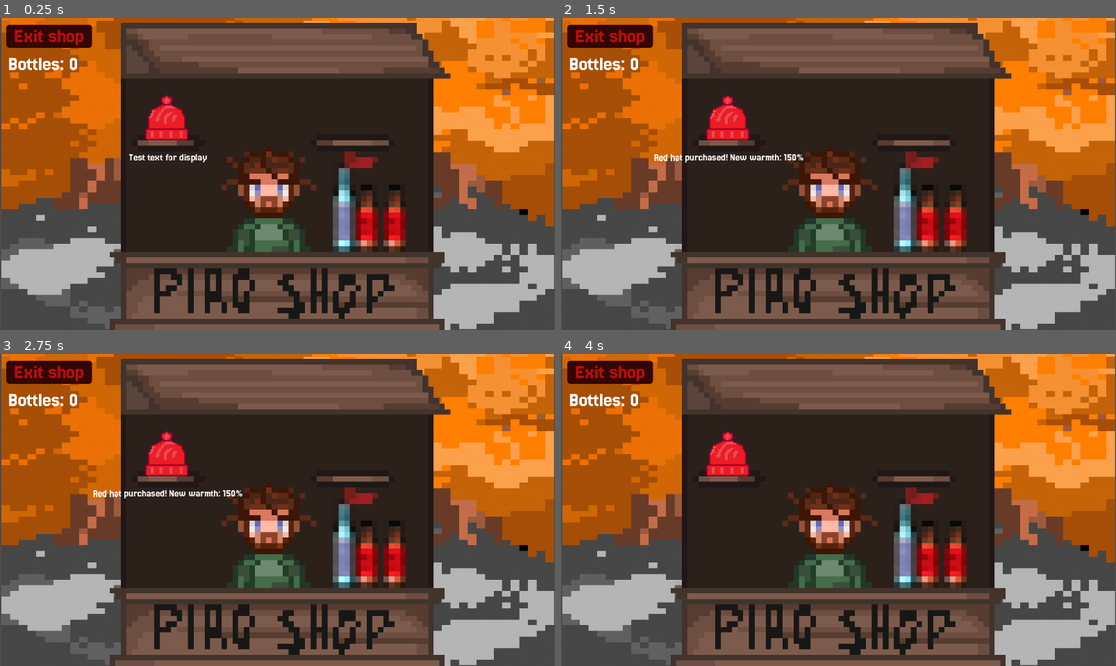
Above: before the commit, frames 1-4 (two rows, left to right).
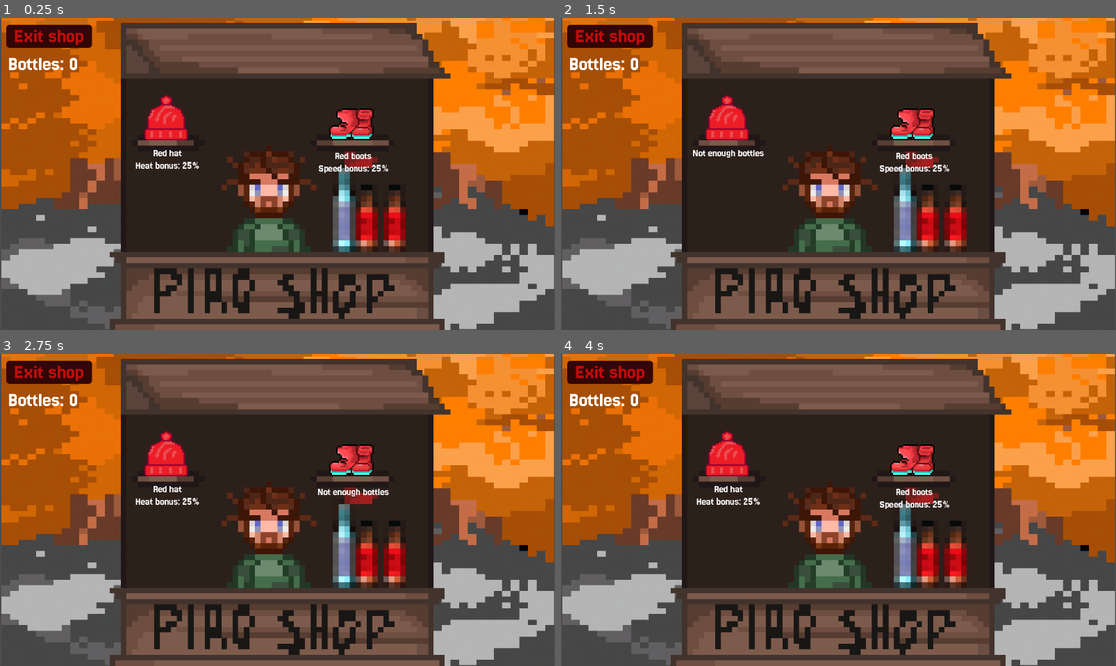
Above: after the commit, the same moments.

Repository: KirillMitjurin/gamejam2025scratch
Game: Godot game, scene res://scenes/shopUI.tscn
Two runs of this game, one before a commit and one after it. Both use one fixed random seed, a clock stepped at 60 frames per second and the inputs below. This scene is started directly instead of the project's main scene.
Inputs (mouse positions are in pixels of both pictures, inside the frame that each line leads up to):
- Up to frame 1 (0.25 s): no input
- Up to frame 2 (1.5 s): click (727, 117) at 0.5 s, where only the run before the commit has a clickable "Test text for display"; click "Red hat purchased! New warmth…" (after the commit: "Not enough bottles") at 1.25 s
- Up to frame 3 (2.75 s): click "Red hat purchased! New warmth…" (after the commit: "Red boots Speed bonus: 25%") at 2 s
- Up to frame 4 (4 s): click "Red hat purchased! New warmth…" (after the commit: "Red hat Heat bonus: 25%") at 2.75 s; tap Enter at 3.5 s; move the mouse to (960, 494) at 3.52 s; hold Right (ui_right) from 3.53 s (still down)

The runs differ from the first frame. In frame 1, 1.4% of the frame differs, in the area x 23-70%, y 24-50%; in frame 2, 1.5%, in the area x 16-70%, y 24-50%; in frame 3, 1.5%; in frame 4, 1.3%.

Commit message:
buying items done

Diff:
--- a/scenes/ItemButton.gd
+++ b/scenes/ItemButton.gd
@@ -1,7 +1,7 @@
 extends TextureButton
 class_name ShopItem
 
-@export var item_name = "Item"
+@export var item_name = ""
 @export var cost = 0
 @export var speed_bonus_percent = 0
 @export var heat_bonus_percent = 0
@@ -10,18 +10,25 @@
 @export var shop_ui: Control
 @export var next_item: ShopItem
 
-
 func _ready():
+	_on_hover_exit()
 	connect("mouse_entered", Callable(self, "_on_hover"))
 	connect("mouse_exited", Callable(self, "_on_hover_exit"))
 	connect("pressed", Callable(self, "_on_pressed"))
 
+func _spec_text() -> String:
+	var text = ""
+	if (speed_bonus_percent != 0):
+		text = "Speed bonus: %d%%" % [speed_bonus_percent]
+	if (heat_bonus_percent != 0):
+		text = "Heat bonus: %d%%" % [heat_bonus_percent]
+	return text
 
 func _on_hover():
-	message_label.text = "Cost: %d" % [cost]
+	message_label.text = "Cost: %d\n%s" % [cost, _spec_text()]
 
 func _on_hover_exit():
-	message_label.text = ""
+	message_label.text = item_name + "\n" + _spec_text()
 
 func _on_pressed():
 	if PlayerData.bottles >= cost:
@@ -29,12 +36,18 @@
 
 		if (speed_bonus_percent != 0):
 			PlayerData.speed_multiplier = 1 + speed_bonus_percent / 100.0;
-			message_label.text = "%s purchased! New speed: %d%" % [item_name, (100 + speed_bonus_percent)]
+			message_label.text = "%s purchased! New speed: %d%%" % [item_name, 100 + speed_bonus_percent]
 		if (heat_bonus_percent != 0):
 			PlayerData.heat_multiplier = 1 + heat_bonus_percent / 100.0;
-			message_label.text = "%s purchased! New warmth: %d%%" % [item_name, 100 + heat_bonus_percent]
+			message_label.text = "%s purchased! New heat: %d%%" % [item_name, 100 + heat_bonus_percent]
 
 		if shop_ui:
 			shop_ui.update_ui()
+
+		if next_item:
+			next_item.show()
+		hide()
+
+
 	else:
-		message_label.text = "Not enough money"
+		message_label.text = "Not enough bottles"
--- a/scenes/shopUI.tscn
+++ b/scenes/shopUI.tscn
@@ -1,12 +1,16 @@
-[gd_scene load_steps=8 format=3 uid="uid://cjdh0ma1mpsev"]
+[gd_scene load_steps=12 format=3 uid="uid://cjdh0ma1mpsev"]
 
 [ext_resource type="Script" uid="uid://bv2p2w0pt4on1" path="res://scenes/shopUI.gd" id="1_1lkux"]
 [ext_resource type="Texture2D" uid="uid://bsutfxmc1lqdi" path="res://art/backgound shop.png" id="2_4kgi4"]
 [ext_resource type="Theme" uid="uid://kpg2hph0ht5c" path="res://themes/text.tres" id="3_8tgan"]
 [ext_resource type="PackedScene" uid="uid://gbhdubhtn76y" path="res://objects/UI/button.tscn" id="3_ojcbc"]
 [ext_resource type="Texture2D" uid="uid://cj65vpsg3j5d0" path="res://art/lavka22.png" id="4_4kgi4"]
-[ext_resource type="Texture2D" uid="uid://dbfaqq3cn2uo4" path="res://art/hat.png" id="4_8tgan"]
-[ext_resource type="Script" uid="uid://c66bflkampn1p" path="res://scenes/ItemButton.gd" id="4_buaj4"]
+[ext_resource type="PackedScene" uid="uid://cv5g7bxjwo46w" path="res://scenes/shop_item.tscn" id="4_ojcbc"]
+[ext_resource type="Texture2D" uid="uid://c6lmo0us4lu5o" path="res://art/hat2.png" id="5_dxlgq"]
+[ext_resource type="Texture2D" uid="uid://cm5fr732fxwrr" path="res://art/hat3.png" id="6_0plyh"]
+[ext_resource type="Texture2D" uid="uid://5p1cosr7845w" path="res://art/boots.png" id="7_0plyh"]
+[ext_resource type="Texture2D" uid="uid://dc2lqhw81wekf" path="res://art/boots2.png" id="8_cyas3"]
+[ext_resource type="Texture2D" uid="uid://blqhss83c0126" path="res://art/boots3.png" id="9_f71jw"]
 
 [node name="ShopUI" type="Control"]
 layout_mode = 3
@@ -42,42 +46,83 @@
 offset_bottom = 395.63196
 texture = ExtResource("4_4kgi4")
 
-[node name="HatItem" type="TextureButton" parent="Shop" node_paths=PackedStringArray("message_label", "shop_ui")]
+[node name="RedHat" parent="Shop" node_paths=PackedStringArray("shop_ui", "next_item") instance=ExtResource("4_ojcbc")]
 layout_mode = 0
-offset_left = 82.0
-offset_top = 227.99998
-offset_right = 114.0
+offset_left = 81.0
+offset_top = 228.0
+offset_right = 113.0
 offset_bottom = 260.0
-rotation = -0.00023565826
-scale = Vector2(2.9996998, 3.126401)
-toggle_mode = true
-button_pressed = true
-action_mode = 0
-texture_normal = ExtResource("4_8tgan")
-script = ExtResource("4_buaj4")
-item_name = "Red hat"
-heat_bonus_percent = 50
-message_label = NodePath("ShopItemMessage")
+heat_bonus_percent = 25
+shop_ui = NodePath("../..")
+next_item = NodePath("../BlueHat")
+
+[node name="BlueHat" parent="Shop" node_paths=PackedStringArray("shop_ui", "next_item") instance=ExtResource("4_ojcbc")]
+visible = false
+layout_mode = 0
+offset_left = 81.0
+offset_top = 228.0
+offset_right = 113.0
+offset_bottom = 260.0
+texture_normal = ExtResource("5_dxlgq")
+item_name = "Blue hat"
+cost = 10
+shop_ui = NodePath("../..")
+next_item = NodePath("../YellowHat")
+
+[node name="YellowHat" parent="Shop" node_paths=PackedStringArray("shop_ui") instance=ExtResource("4_ojcbc")]
+visible = false
+layout_mode = 0
+offset_left = 81.0
+offset_top = 228.0
+offset_right = 113.0
+offset_bottom = 260.0
+texture_normal = ExtResource("6_0plyh")
+item_name = "Yellow Hat"
+cost = 15
+heat_bonus_percent = 75
 shop_ui = NodePath("../..")
 
-[node name="ShopItemMessage" type="Label" parent="Shop/HatItem"]
-layout_mode = 1
-anchors_preset = 8
-anchor_left = 0.5
-anchor_top = 0.5
-anchor_right = 0.5
-anchor_bottom = 0.5
-offset_left = -90.897224
-offset_top = 23.340023
-offset_right = 465.7577
-offset_bottom = 56.49041
-grow_horizontal = 2
-grow_vertical = 2
-scale = Vector2(0.33034518, 0.33034518)
-theme = ExtResource("3_8tgan")
-theme_override_font_sizes/font_size = 21
-text = "Test text for display"
-horizontal_alignment = 1
+[node name="RedBoots" parent="Shop" node_paths=PackedStringArray("shop_ui", "next_item") instance=ExtResource("4_ojcbc")]
+layout_mode = 0
+offset_left = 467.0
+offset_top = 233.99997
+offset_right = 499.0
+offset_bottom = 266.0
+texture_normal = ExtResource("7_0plyh")
+item_name = "Red boots"
+speed_bonus_percent = 25
+heat_bonus_percent = 0
+shop_ui = NodePath("../..")
+next_item = NodePath("../BlueBoots")
+
+[node name="BlueBoots" parent="Shop" node_paths=PackedStringArray("shop_ui", "next_item") instance=ExtResource("4_ojcbc")]
+visible = false
+layout_mode = 0
+offset_left = 467.0
+offset_top = 233.99997
+offset_right = 499.0
+offset_bottom = 266.0
+texture_normal = ExtResource("8_cyas3")
+item_name = "Blue boots"
+cost = 10
+speed_bonus_percent = 50
+heat_bonus_percent = 0
+shop_ui = NodePath("../..")
+next_item = NodePath("../YellowBoots")
+
+[node name="YellowBoots" parent="Shop" node_paths=PackedStringArray("shop_ui") instance=ExtResource("4_ojcbc")]
+visible = false
+layout_mode = 0
+offset_left = 467.0
+offset_top = 233.99997
+offset_right = 499.0
+offset_bottom = 266.0
+texture_normal = ExtResource("9_f71jw")
+item_name = "Yellow boots"
+cost = 15
+speed_bonus_percent = 75
+heat_bonus_percent = 0
+shop_ui = NodePath("../..")
 
 [node name="MoneyLabel" type="Label" parent="."]
 layout_mode = 0
--- /dev/null
+++ b/scenes/shop_item.tscn
@@ -0,0 +1,40 @@
+[gd_scene load_steps=4 format=3 uid="uid://cv5g7bxjwo46w"]
+
+[ext_resource type="Texture2D" uid="uid://dbfaqq3cn2uo4" path="res://art/hat.png" id="1_6gmg1"]
+[ext_resource type="Script" uid="uid://c66bflkampn1p" path="res://scenes/ItemButton.gd" id="2_xcw7k"]
+[ext_resource type="Theme" uid="uid://kpg2hph0ht5c" path="res://themes/text.tres" id="3_1d7d6"]
+
+[node name="ShopItem" type="TextureButton" node_paths=PackedStringArray("message_label")]
+offset_right = 32.0
+offset_bottom = 32.000015
+rotation = -0.00023565826
+scale = Vector2(2.9996998, 3.126401)
+toggle_mode = true
+button_pressed = true
+action_mode = 0
+texture_normal = ExtResource("1_6gmg1")
+script = ExtResource("2_xcw7k")
+item_name = "Red hat"
+cost = 5
+heat_bonus_percent = 50
+message_label = NodePath("ShopItemMessage")
+
+[node name="ShopItemMessage" type="Label" parent="."]
+layout_mode = 1
+anchors_preset = 8
+anchor_left = 0.5
+anchor_top = 0.5
+anchor_right = 0.5
+anchor_bottom = 0.5
+offset_left = -91.34966
+offset_top = 19.806896
+offset_right = 465.30524
+offset_bottom = 66.80689
+grow_horizontal = 2
+grow_vertical = 2
+scale = Vector2(0.33034518, 0.33034518)
+theme = ExtResource("3_1d7d6")
+theme_override_font_sizes/font_size = 21
+text = "Text
+Line 2"
+horizontal_alignment = 1
Binary file changed: art/boots.png
Binary file changed: art/boots2.png
